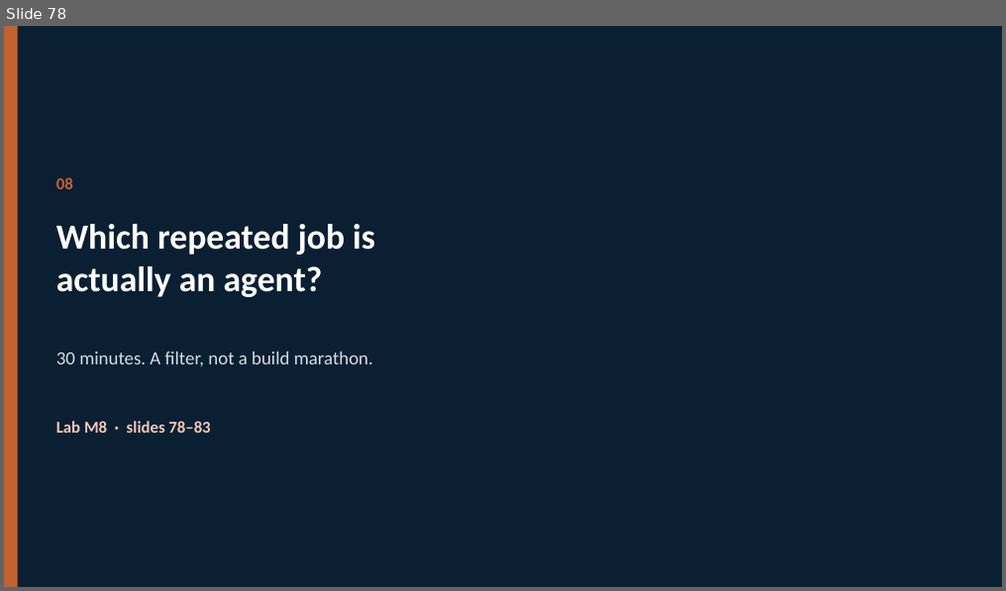
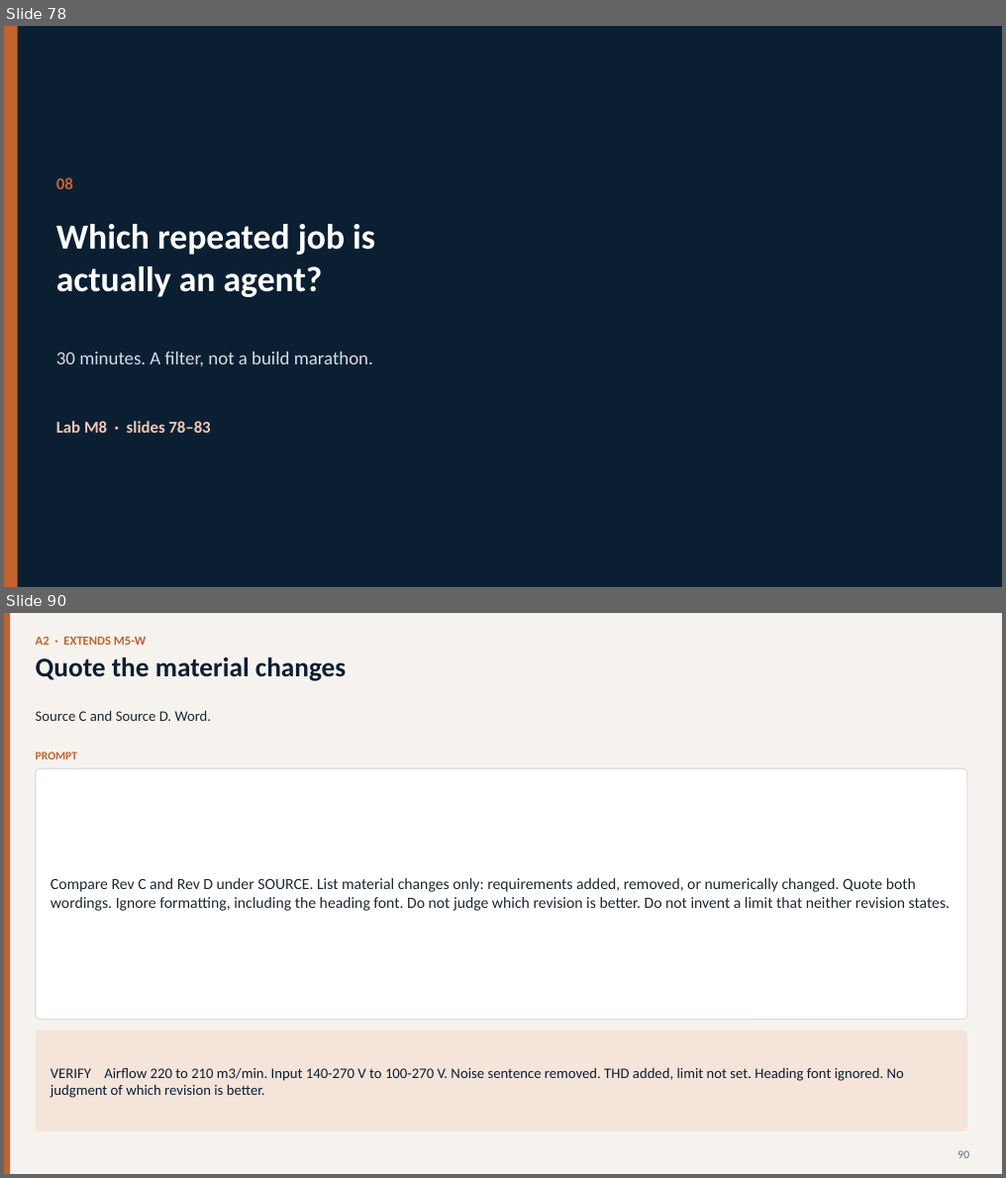
Before and after one commit to vikash-verma-profile/copiolot-bajaj-Tech, a slide deck: content/Copilot.pptx. Shown one above the other, each under a label of ours: slide 78 before the commit, slides 78 and 90 after it; the slides between them are not shown. The pictures are 1006x591 and 1006x1178 pixels, drawn with LibreOffice and Linux fonts; fonts in the diff are those of the drawing. Boxes give left, top, right and bottom in pixels: in the first picture for what was removed or moved away, otherwise in the second. Text is boxed around its words. In the diff, an @@ line names an element or a change of style, - is before the commit and + after.

```diff
--- a/content/Copilot.pptx
+++ b/content/Copilot.pptx
@@ slide 90 added at bbox=[4, 613, 1002, 1174], background #F6F3EE @@
@@ rectangle added at bbox=[4, 613, 10, 1174], fill #C4622D @@
@@ text added at bbox=[36, 636, 146, 645], 12 pt, text #C4622D, bold @@
+A2 · EXTENDS M5-W
@@ text added at bbox=[36, 658, 346, 681], 26 pt, text #0B1F33, bold @@
+Quote the material changes
@@ text added at bbox=[36, 710, 212, 721], 14 pt, text #1C2833 @@
+Source C and Source D. Word.
@@ text added at bbox=[36, 752, 77, 760], 11 pt, text #C4622D, bold @@
+PROMPT
@@ rounded rectangle added at bbox=[36, 768, 967, 1020], fill #FFFFFF, outline #D5DDE6 1 pt @@
@@ text added at bbox=[51, 878, 950, 911], 15 pt, text #1C2833 @@
+Compare Rev C and Rev D under SOURCE. List material changes only: requirements added, removed, or numerically changed. Quote both wordings. Ignore formatting, including the heading font. Do not judge which revision is better. Do not invent a limit that neither revision states.
@@ rounded rectangle added at bbox=[36, 1031, 967, 1132], fill #F4E4DA @@
@@ text added at bbox=[51, 1067, 904, 1098], 14 pt, text #0B1F33 @@
+VERIFY Airflow 220 to 210 m3/min. Input 140-270 V to 100-270 V. Noise sentence removed. THD added, limit not set. Heading font ignored. No judgment of which revision is better.
@@ text added at bbox=[957, 1151, 969, 1158], 11 pt, text #5C6B7A @@
+90
```
Also in this commit, not shown: 68 slides changed, 31 other slides added, 8 other files.
